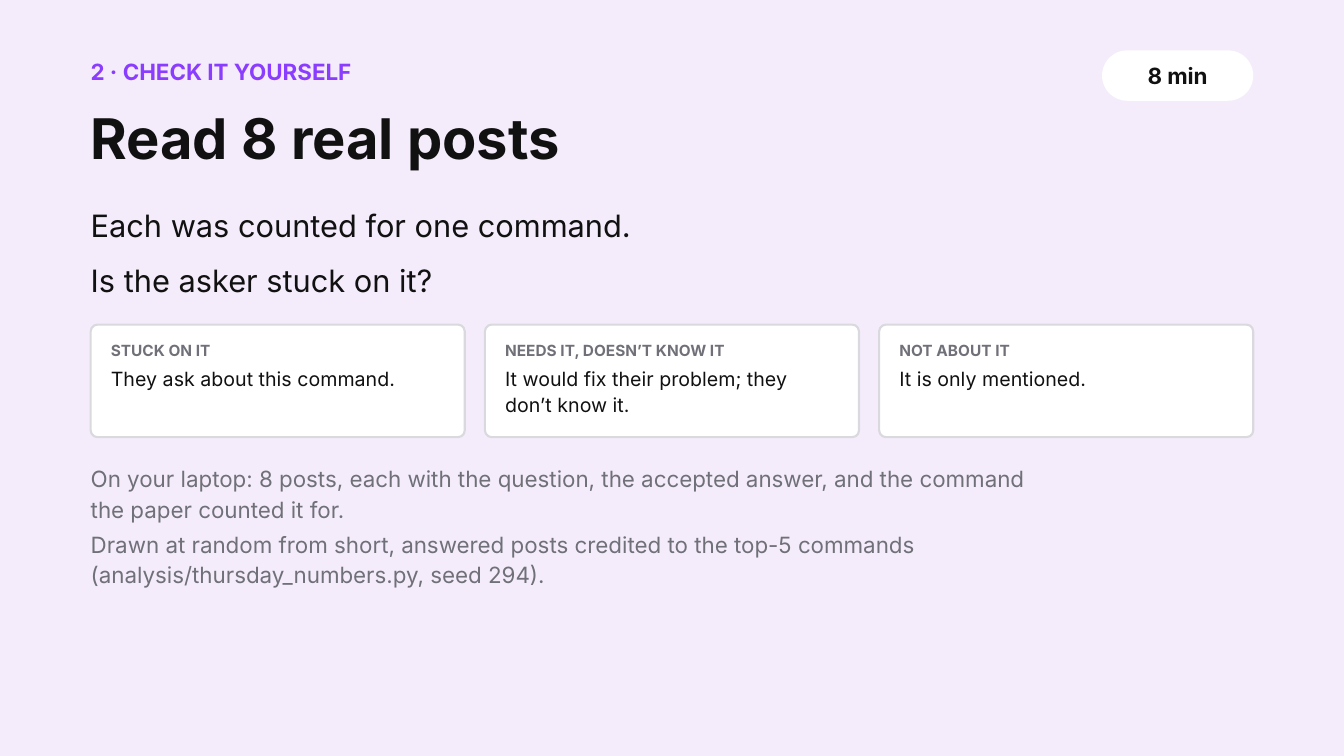
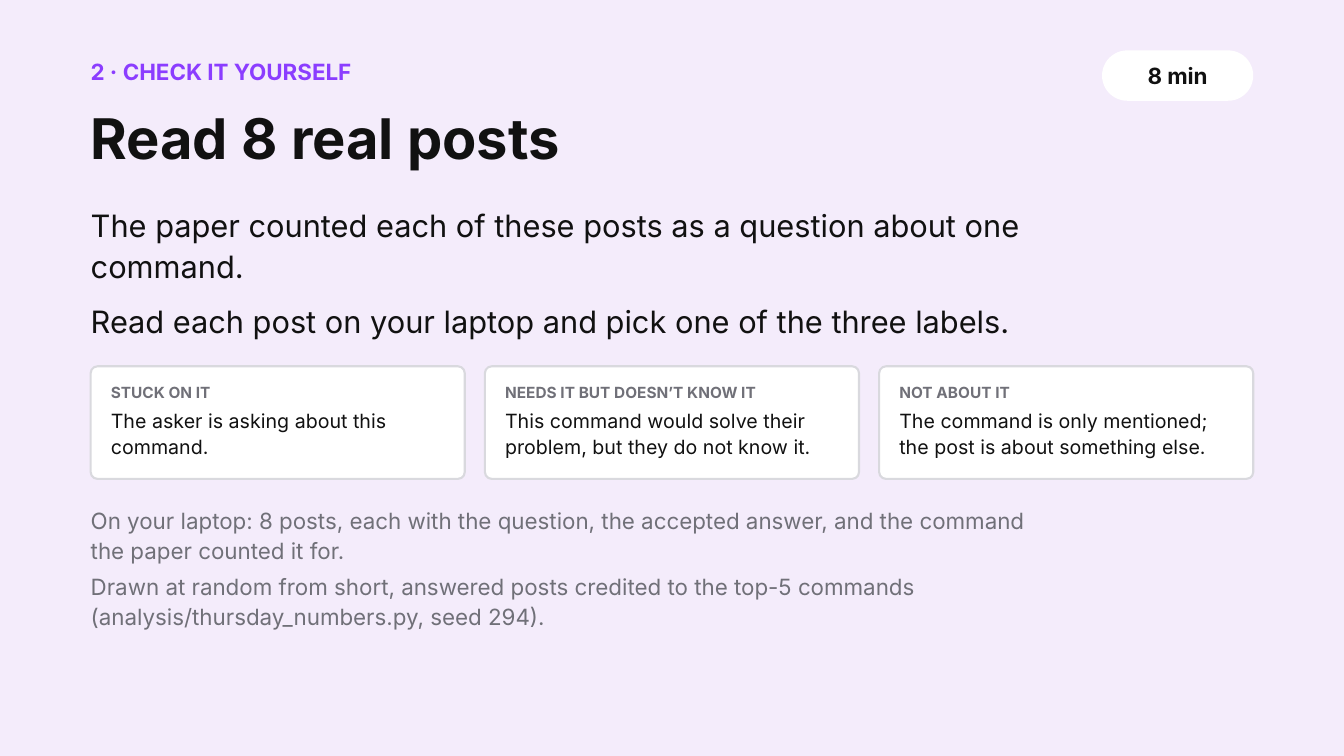
Before and after one commit to shubham3-ucb/cs294-pl, a slide deck: slide 7 of slides/thursday_app.pptx (slide 11 before the commit). Drawn at 1344x756 pixels with LibreOffice and Linux fonts; fonts in the diff are those of the drawing. Boxes give left, top, right and bottom in pixels: in the first picture for what was removed or moved away, otherwise in the second. Text is boxed around its words. In the diff, an @@ line names an element or a change of style, - is before the commit and + after.

```diff
--- a/slides/thursday_app.pptx
+++ b/slides/thursday_app.pptx
@@ text at bbox=[91, 213, 1020, 340]: text changed @@
-Each was counted for one command.
-Is the asker stuck on it?
+The paper counted each of these posts as a question about one command.
+Read each post on your laptop and pick one of the three labels.
@@ text at bbox=[505, 386, 756, 398]: text changed @@
-NEEDS IT, DOESN’T KNOW IT
+NEEDS IT BUT DOESN’T KNOW IT
@@ 3 texts, 3 rounded rectangles: place and size @@
-3 texts, 3 rounded rectangles at bbox=[91, 325, 1253, 588]
+3 texts, 3 rounded rectangles at bbox=[91, 366, 1253, 630]
@@ text at bbox=[111, 413, 386, 455]: text changed @@
-They ask about this command.
+The asker is asking about this command.
@@ text at bbox=[505, 413, 811, 458]: text changed @@
-It would fix their problem; they don’t know it.
+This command would solve their problem, but they do not know it.
@@ text at bbox=[899, 413, 1207, 459]: text changed @@
-It is only mentioned.
+The command is only mentioned; the post is about something else.
```
Also in this commit, not shown: 17 other slides changed, 1 slide added, 5 slides removed, 30 other files.
